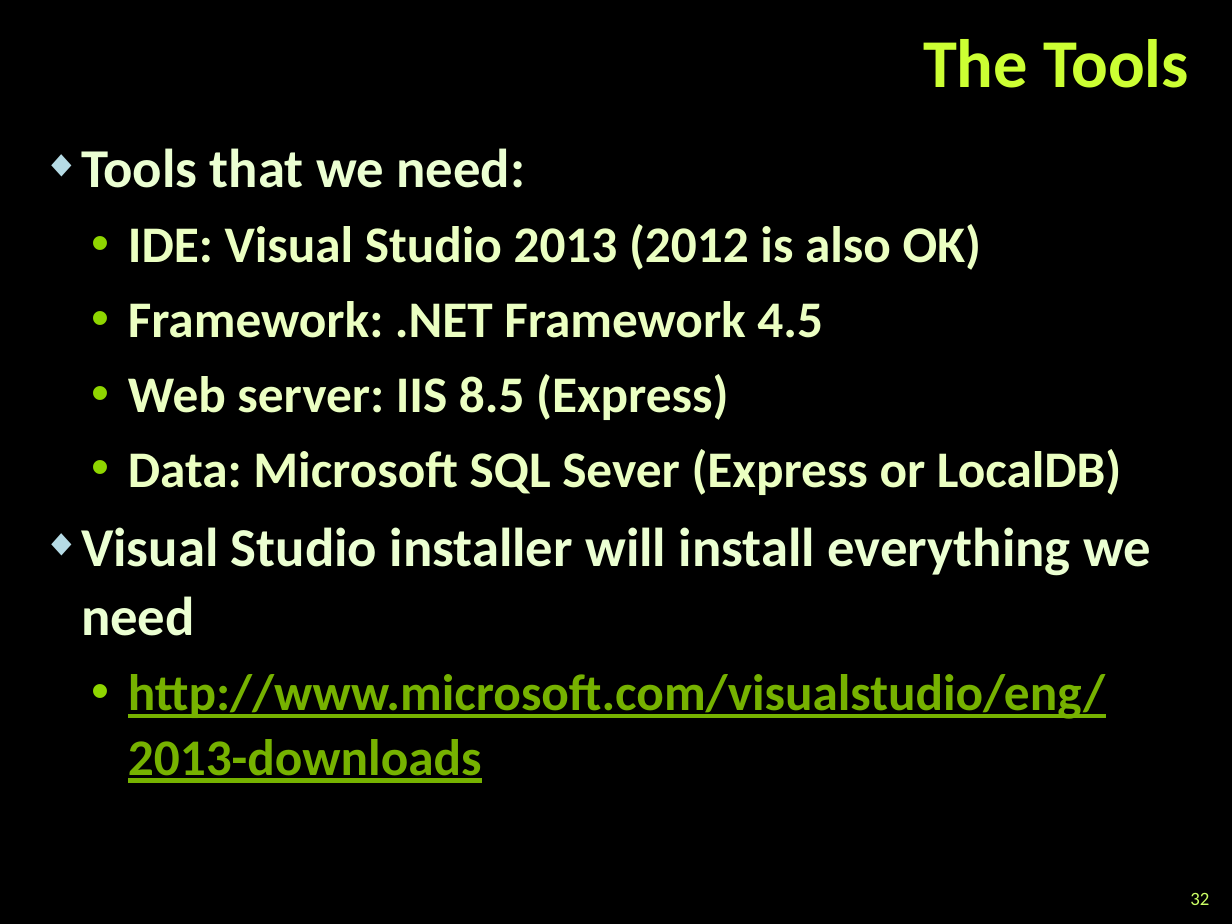
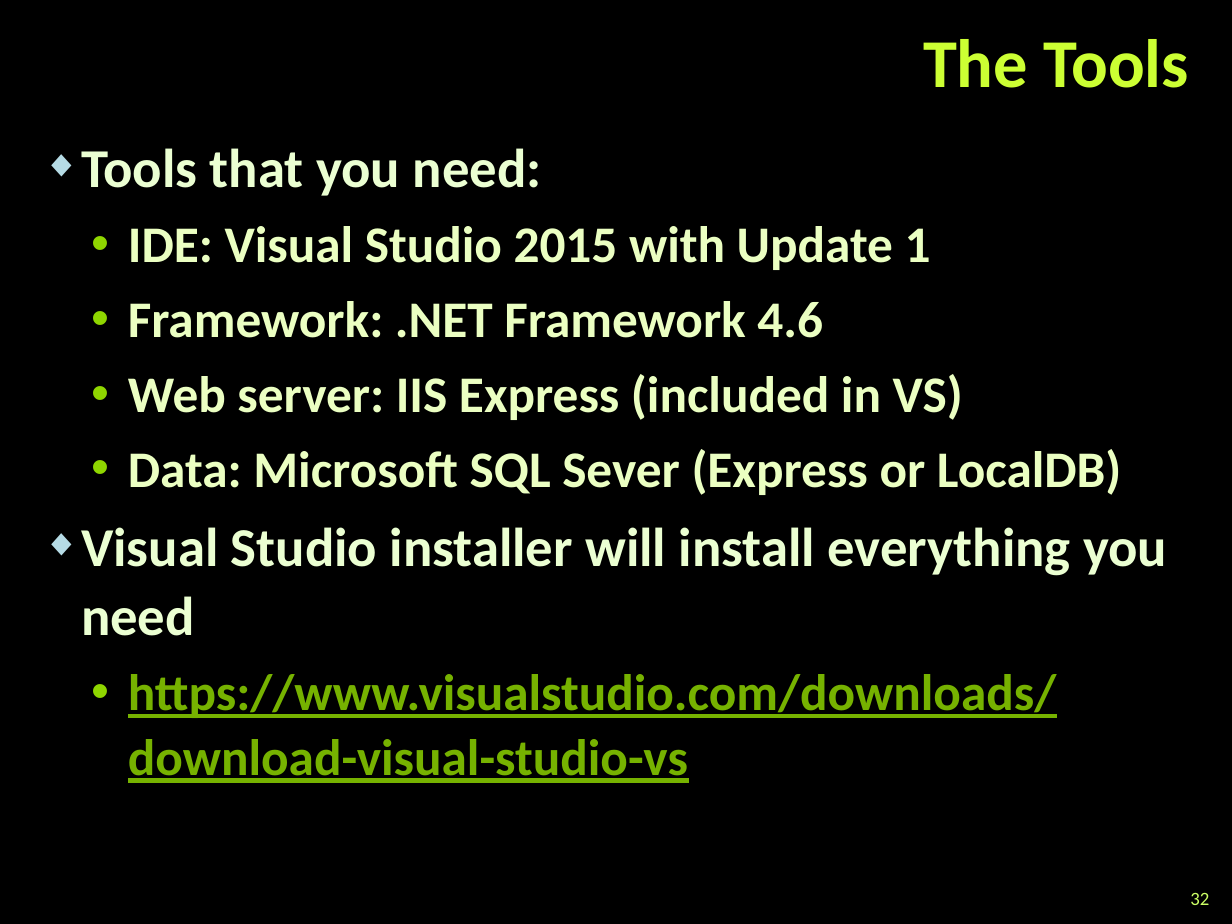
Before and after one commit to TelerikAcademy/ASP.NET-MVC, a slide deck: slide 32 of 01. Introduction-to-ASP.NET-MVC/Introduction to ASP.NET MVC.pptx. Drawn at 1232x924 pixels with LibreOffice and Linux fonts; fonts in the diff are those of the drawing; background and template pictures are left out. Boxes give left, top, right and bottom in pixels: in the first picture for what was removed or moved away, otherwise in the second. Text is boxed around its words. In the diff, an @@ line names an element or a change of style, - is before the commit and + after.

```diff
--- a/01. Introduction-to-ASP.NET-MVC/Introduction to ASP.NET MVC.pptx
+++ b/01. Introduction-to-ASP.NET-MVC/Introduction to ASP.NET MVC.pptx
@@ text at (x1=81, y1=148, x2=963, y2=420): text changed @@
-◆ Tools that we need:
-  • IDE: Visual Studio 2013 (2012 is also OK)
-  • Framework: .NET Framework 4.5
-  • Web server: IIS 8.5 (Express)
+◆ Tools that you need:
+  • IDE: Visual Studio 2015 with Update 1
+  • Framework: .NET Framework 4.6
+  • Web server: IIS Express (included in VS)
@@ text at (x1=81, y1=527, x2=1167, y2=783): text changed @@
-◆ Visual Studio installer will install everything we need
-  • http://www.microsoft.com/visualstudio/eng/2013-downloads
+◆ Visual Studio installer will install everything you need
+  • https://www.visualstudio.com/downloads/download-visual-studio-vs
```
Also in this commit, not shown: 5 other slides changed, 2 slides removed.
